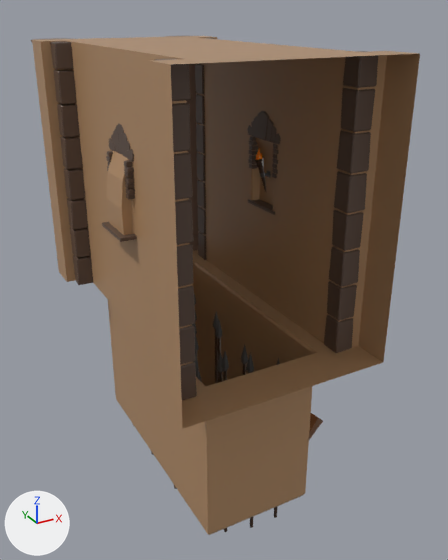
Renders of the FBX model Assets/Models/tunnel/tunnel_Falle.fbx from each side of a commit.
Both versions are drawn from a 50 mm lens placed at (-3.01, -4.05, 3.35), pointed at (0.31, 1.98, 0.34). Every picture has the same lights, and +X, +Y and +Z are marked at lower left. Where no turn or scale is listed for an object, it has been applied to the vertices.

The first picture shows 'Tunnel_Falle'.
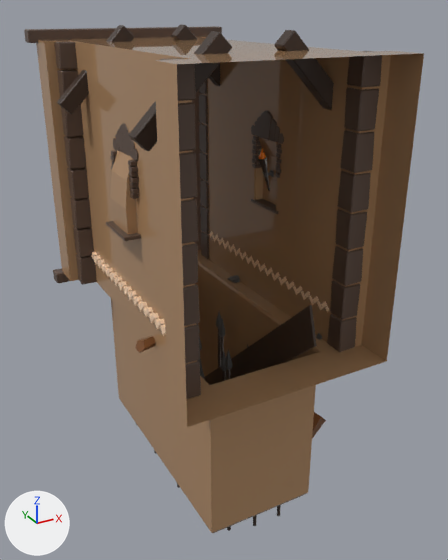
Pixel boxes [x1, y1, x2, y2] of what changed, in the pictures (448 x 560 px):
'Tunnel_Falle', reshaped, moved: before [31, 36, 420, 535]; after [24, 24, 424, 533]
part 1 of me_cube_017, added: after [53, 231, 329, 385]
part 2 of me_cube_017, added: after [24, 24, 222, 114]
part 3 of me_cube_017, added: after [129, 30, 334, 151]

The change, as a list of edits to the scene's bpy script:
```text
Change me_cube_017:
    remove me_cube_017.from_pydata(...)  # 4211 vertices, 4160 faces; spans x -1.15..1.26, y -2.1..2.16, z -3.58..1.85
    add me_cube_017.from_pydata(...)  # 6288 vertices, 6482 faces; spans x -1.26..1.33, y -2.1..2.16, z -3.58..2.02
    me_cube_017 part 1: 1957 vertices added at x -1.26..1.33, y -2.1..1.98, z -3.21..-0.42
    me_cube_017 part 2: 72 vertices added at x -1.26..1.33, y 0.94..1.98, z 1.1..2.02
    me_cube_017 part 3: 48 vertices added at x -1.18..1.17, y -1.3..-1.15, z 1.1..2.02
    add me_cube_017.materials.append(mat_itarsien_002)  # beige #ffdbb9
    add me_cube_017.materials.append(mat_itarsien)  # beige #ffdbb9
    add me_cube_017.materials.append(mat_itarsien_001)  # beige #ffdbb9
    add me_cube_017.materials.append(mat_itarsien_004)  # beige #ffdbb9
    add me_cube_017.materials.append(mat_itarsien_008)  # beige #ffdbb9
    add me_cube_017.materials.append(mat_itarsien_007)  # beige #ffdbb9
    add me_cube_017.materials.append(mat_itarsien_006)  # beige #ffdbb9
    add me_cube_017.materials.append(mat_itarsien_005)  # beige #ffdbb9
    add me_cube_017.materials.append(mat_stein_016)  # dark grey #575757
    add me_cube_017.materials.append(mat_stein_020)  # dark grey #575757
    add me_cube_017.materials.append(mat_stein_022)  # dark grey #575757
    add me_cube_017.materials.append(mat_stein_015)  # dark grey #575757
    add me_cube_017.materials.append(mat_stein_019)  # dark grey #575757
    add me_cube_017.materials.append(mat_stein_021)  # dark grey #575757
    add me_cube_017.materials.append(mat_stein_017)  # dark grey #575757
    add me_cube_017.materials.append(mat_stein_018)  # dark grey #575757
    add me_cube_017.materials.append(mat_stein_023)  # dark grey #575757
    add me_cube_017.materials.append(mat_stein_035)  # dark grey #575757
    add me_cube_017.materials.append(mat_stein_036)  # dark grey #575757
    add me_cube_017.materials.append(mat_itarsien_031)  # beige #ffdbb9
Change ob_tunnel_falle:
    ob_tunnel_falle.location: (-0.04, 2.11, 1.15) -> (0.01, 2.11, 1.15)
```
